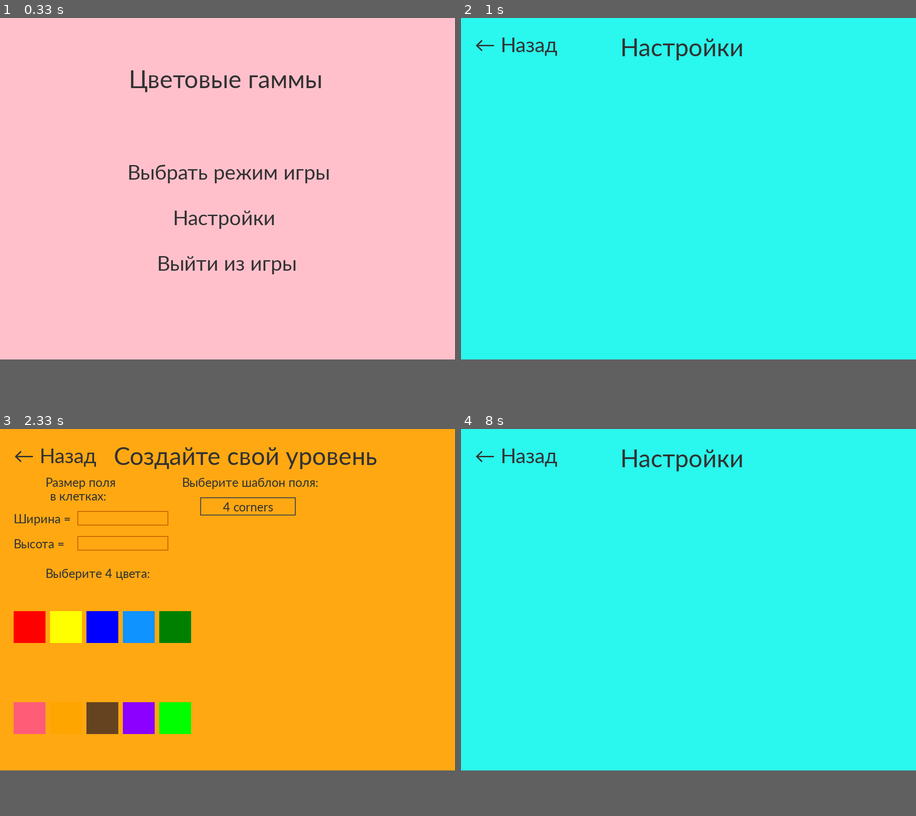
Above: before the commit, frames 1-4 (two rows, left to right).
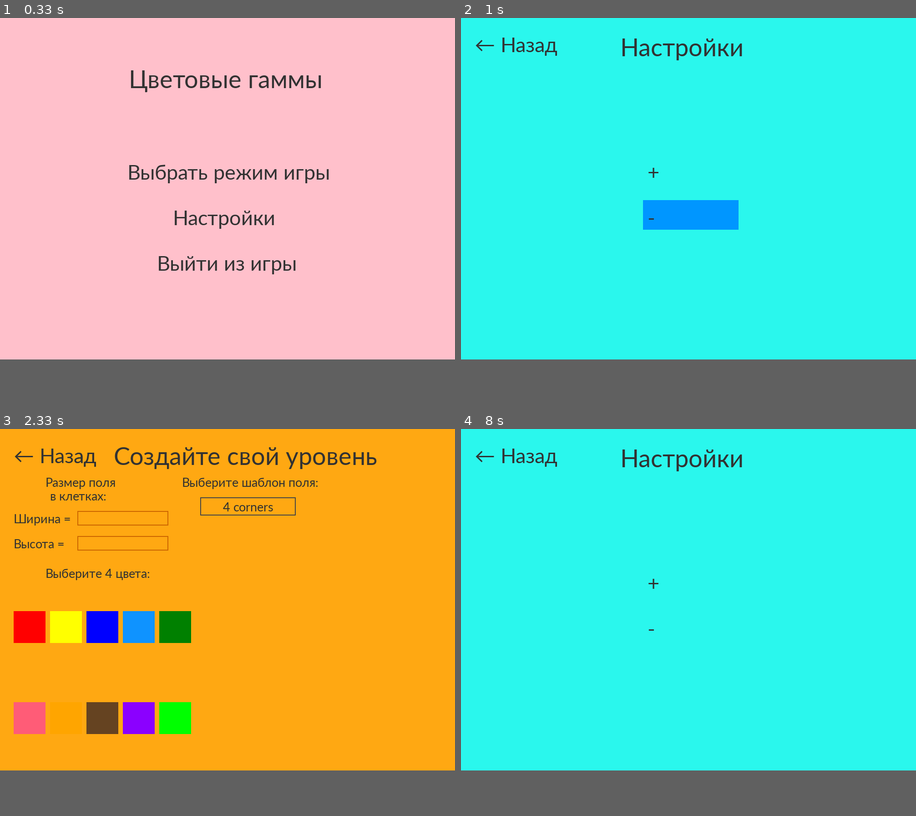
Above: after the commit, the same moments.

Repository: Angelina-ainel/PyGame-Project
Game: pygame game, started from menu.py
Two runs of this game, one before a commit and one after it. Both use one fixed random seed, a clock stepped at 60 frames per second and the inputs below.
Inputs (mouse positions are in pixels of both pictures, inside the frame that each line leads up to):
- Up to frame 1 (0.33 s): no input
- Up to frame 2 (1 s): press the mouse at (683, 215) at 0.37 s; move the mouse to (674, 153) at 0.47 s; release the mouse at (670, 95) at 0.6 s; click (734, 211) at 0.75 s
- Up to frame 3 (2.33 s): click (204, 587) at 1.05 s, where only the run after the commit has a clickable "+"; press the mouse at (54, 452) at 1.37 s; move the mouse to (91, 579) at 1.47 s; release the mouse at (127, 707) at 1.6 s; press the mouse at (227, 579) at 1.7 s; move the mouse to (186, 537) at 1.8 s; release the mouse at (141, 494) at 1.93 s; press the mouse at (227, 556) at 2.03 s; move the mouse to (309, 591) at 2.13 s; release the mouse at (391, 622) at 2.27 s
- Up to frame 4 (8 s): press the mouse at (506, 452) at 2.37 s; move the mouse to (652, 510) at 2.47 s; release the mouse at (802, 568) at 2.6 s; click "Выбрать уровень" at 2.78 s; press the mouse at (693, 734) at 3.07 s; move the mouse to (679, 614) at 3.17 s; release the mouse at (661, 498) at 3.3 s; press the mouse at (606, 622) at 3.4 s; move the mouse to (611, 637) at 3.5 s; release the mouse at (615, 657) at 3.63 s; press the mouse at (606, 622) at 3.73 s; move the mouse to (547, 576) at 3.83 s; release the mouse at (492, 525) at 3.97 s; press the mouse at (643, 622) at 4.07 s; move the mouse to (565, 641) at 4.17 s; release the mouse at (488, 661) at 4.3 s; press the mouse at (643, 622) at 4.4 s; move the mouse to (624, 653) at 4.5 s; release the mouse at (602, 680) at 4.63 s; press the mouse at (524, 668) at 4.73 s; move the mouse to (561, 630) at 4.83 s; release the mouse at (597, 587) at 4.97 s; press the mouse at (524, 668) at 5.07 s; move the mouse to (506, 661) at 5.17 s; release the mouse at (488, 653) at 5.3 s; press the mouse at (479, 529) at 5.4 s; move the mouse to (533, 533) at 5.5 s; release the mouse at (588, 533) at 5.63 s; press the mouse at (524, 668) at 5.73 s; move the mouse to (570, 696) at 5.83 s; release the mouse at (615, 723) at 5.97 s; press the mouse at (479, 715) at 6.07 s; move the mouse to (506, 715) at 6.17 s; release the mouse at (533, 719) at 6.3 s; press the mouse at (479, 715) at 6.4 s; move the mouse to (542, 711) at 6.5 s; release the mouse at (606, 707) at 6.63 s; press the mouse at (643, 444) at 6.73 s; move the mouse to (606, 463) at 6.83 s; release the mouse at (570, 487) at 6.97 s; press the mouse at (515, 452) at 7.07 s; move the mouse to (538, 521) at 7.17 s; release the mouse at (561, 587) at 7.3 s; press the mouse at (515, 452) at 7.4 s; move the mouse to (552, 576) at 7.5 s; release the mouse at (588, 703) at 7.63 s; press the mouse at (683, 626) at 7.73 s; move the mouse to (738, 556) at 7.83 s; release the mouse at (793, 487) at 7.97 s

Frame 1 is identical in both runs. In frame 2, 1.6% of the frame differs, in the area x 40-61%, y 38-55%; in frame 3, less than 0.1%; in frame 4, less than 0.1%.

Commit message:
music (1)

Diff:
--- a/menu.py
+++ b/menu.py
@@ -36,6 +36,27 @@
 previous_count = 0
 
 current_scene = None
+
+
+def music_play():
+    pg.mixer.music.play(-1)
+
+
+def music_up():
+    global vol
+    vol += 1
+    pg.mixer.music.set_volume(vol)
+
+
+def music_down():
+    global vol
+    vol -= 1
+    pg.mixer.music.set_volume(vol)
+
+
+pg.mixer.music.load("data/ambient-sleep-music-food-for-the-soul.mp3")
+vol = 1
+music_play()
 
 
 def load_image(name, colorkey=None):
@@ -244,7 +265,7 @@
     global screen, up_font
     up_font = pg.font.SysFont(c_font, 45)
     screen = pg.display.set_mode((width, height))
-    window_size = w, h = width,  width * 1.3
+    window_size = w, h = width, width * 1.3
     print((width, height), window_size)
     moves_int = moves
     result = pg.Surface(window_size)
@@ -407,6 +428,8 @@
     violet_button = ColorButton(70, 70, (139, 0, 255), (139, 0, 255))
     light_green_button = ColorButton(70, 70, (0, 255, 0), (0, 255, 0))
 
+    create = Button(150, 65, (255, 168, 18), (204, 102, 0))
+
     clock = pg.time.Clock()
     while True:
         events = pg.event.get()
@@ -418,7 +441,7 @@
                 box.handle_event(event)
         selected_option = drop_list.update(events)
         if selected_option >= 0:
-            print(templates_list[selected_option])
+            option = templates_list[selected_option]
 
         for box in input_boxes:
             box.update()
@@ -429,6 +452,7 @@
             box.draw(screen)
         up_text = up_font.render('Создайте свой уровень', True, (50, 50, 50))
         back.draw(20, 20, '← Назад', select_menu)
+        create.draw(20, 20, '← Назад')  #
 
         drop_list.draw(screen)
         screen.blit(drop_list_text, (400, 100))
@@ -460,6 +484,8 @@
     time.sleep(0.25)
     global up_font
     back = Button(210, 65, (42, 247, 237), (0, 150, 255))
+    up = Button(100, 100, (42, 247, 237), (0, 150, 255))
+    down = Button(100, 100, (42, 247, 237), (0, 150, 255))
 
     while True:
         events = pg.event.get()
@@ -471,6 +497,8 @@
 
         text_surface = up_font.render('Настройки', True, (50, 50, 50))
         back.draw(20, 20, '← Назад', menu)
+        up.draw(400, 300, '+', music_up)
+        back.draw(400, 400, '-', music_down)
 
         screen.blit(text_surface, (350, 30))
         pg.display.flip()
